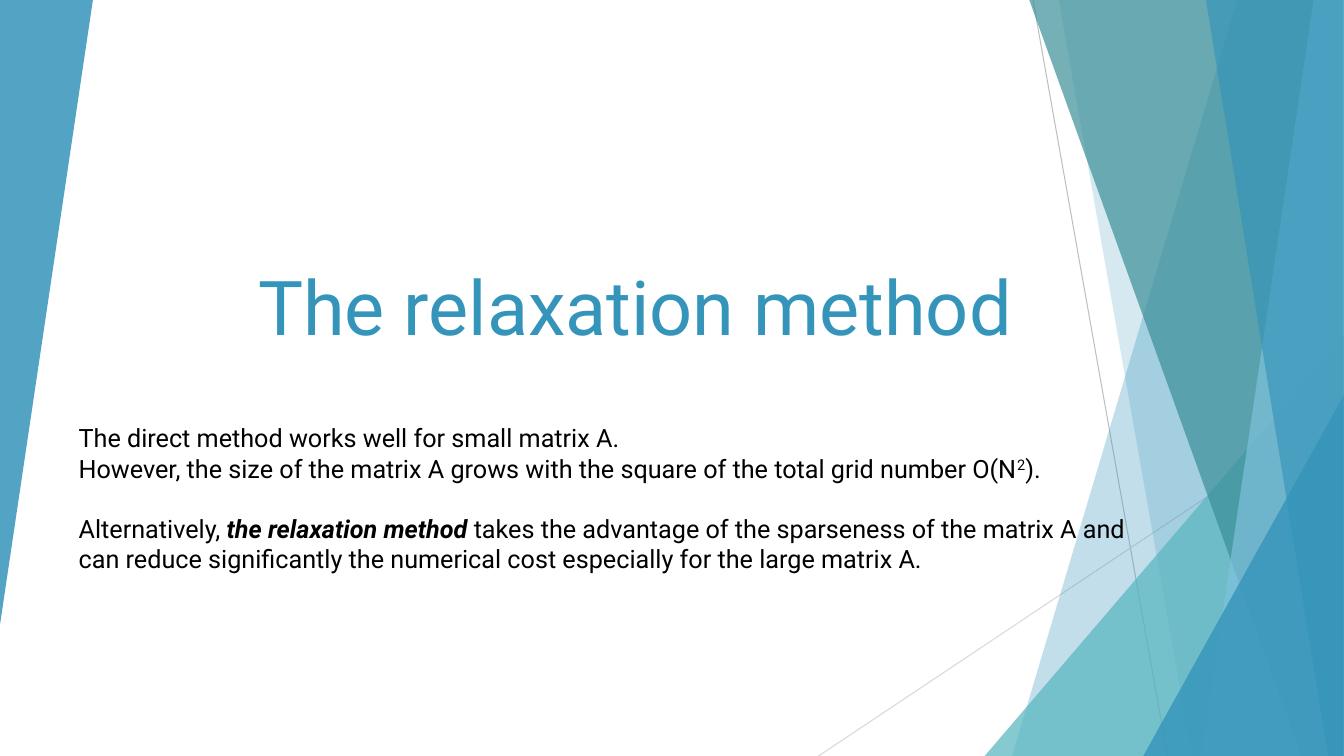
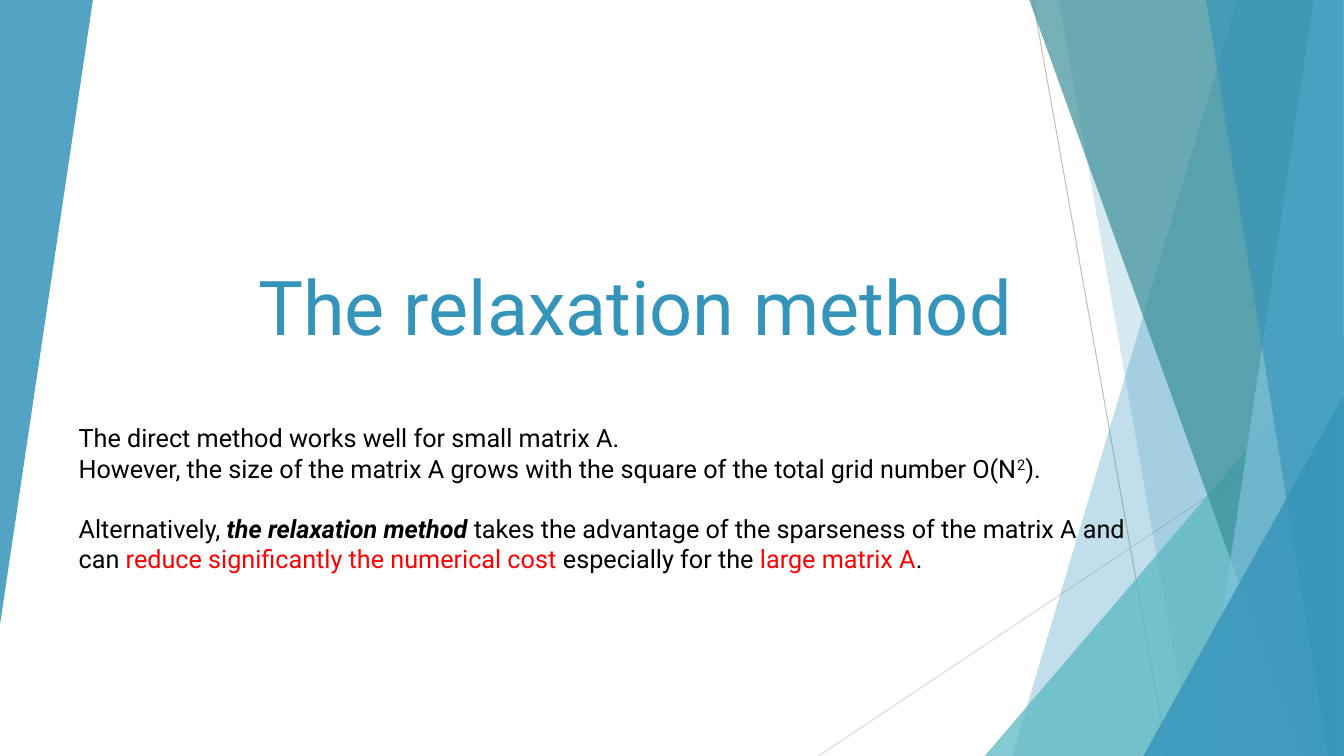
Before and after one commit to Wayne-4415/-, a slide deck: slide 27 of Partial differential equations (PDEs) 2021.pptx. Drawn at 1344x756 pixels with LibreOffice and Linux fonts; fonts in the diff are those of the drawing. Boxes give left, top, right and bottom in pixels: in the first picture for what was removed or moved away, otherwise in the second. Text is boxed around its words. In the diff, an @@ line names an element or a change of style, - is before the commit and + after.

```diff
--- a/Partial differential equations (PDEs) 2021.pptx
+++ b/Partial differential equations (PDEs) 2021.pptx
@@ text at [79,515,1125,574]: text colour #000000 to #FF0000 in "reduce significantly the numerical cost large matrix ..." @@
```
Also in this commit, not shown: 13 other slides changed, 6 slides added, 5 slides removed, 1 other file.
